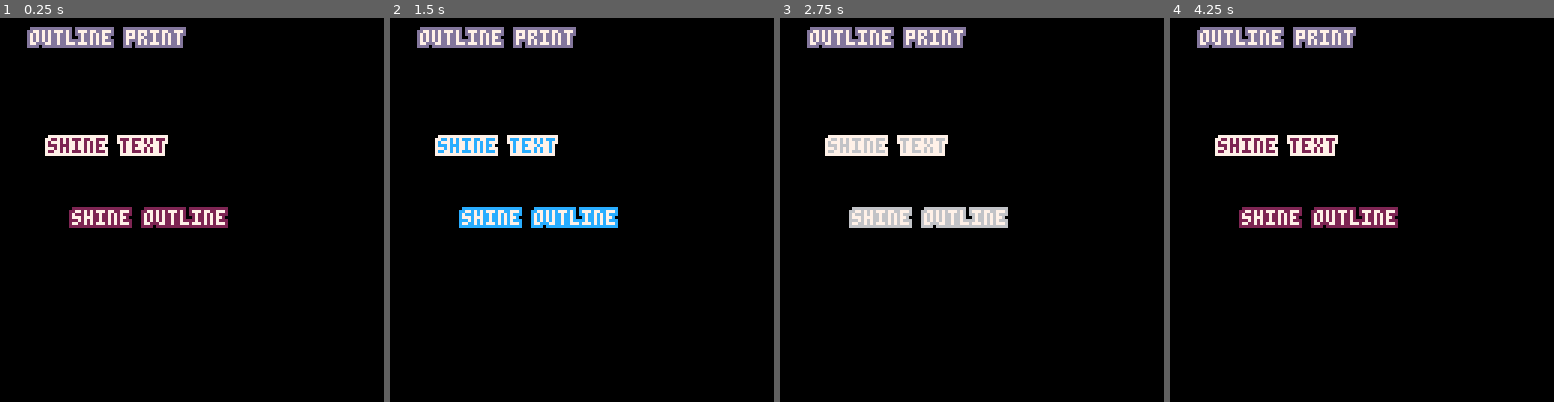
Above: before the commit, frames 1-4 (left to right).
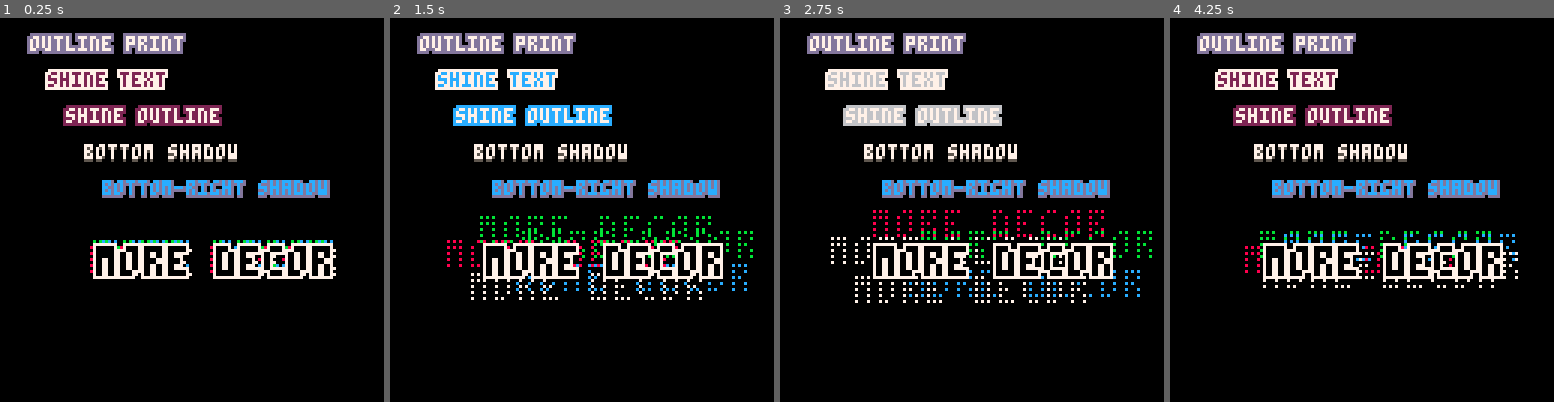
Above: after the commit, the same moments.

Repository: bitchunk/knutil
Game: PICO-8 cartridge snippet/oprint.p8
Two runs of this game, one before a commit and one after it. Both use one fixed random seed, a clock stepped at 60 frames per second and the inputs below.
Inputs:
- Up to frame 1 (0.25 s): no input
- Up to frame 2 (1.5 s): no input
- Up to frame 3 (2.75 s): no input
- Up to frame 4 (4.25 s): no input

The runs differ from the first frame. In frame 1, 15% of the frame differs, in the area x 7-88%, y 2-68%; in frame 2, 16%, in the area x 7-95%, y 2-74%; in frame 3, 16%; in frame 4, 16%.

Commit message:
oprint()、カスタム装飾の引数を追加

Diff:
--- a/snippet/oprint.p8
+++ b/snippet/oprint.p8
@@ -2,25 +2,27 @@
 version 41
 __lua__
 --oprint
---v0.2
+--v0.3
 --@shiftalow / bitchunk
 
 --[[
-	- oprint         				-- adds outlines to text and displays them.
-	- @param  number o   -- outline color.
-	- @param  string s   -- text to display.
-	- @param  number ... -- x and y coordinates to display, and the front color of the text.
+	- oprint         			-- adds outlines to text and displays them.
+	- @param  string s  -- text to display.
+	- @param  number x  -- x coordinates.
+	- @param  number y  -- y coordinates.
+	- @param  number f  -- foreground color.
+	- @param  number o  -- outline color.
+	- @param  string p  -- p8scii code for decoration (default is outline decoration)
 	- @description
 		-- enclosure is not possible if tabs or newlines are included. (in pico8_v0.2.5.g)
-		-- operation cannot be guaranteed if p8scii for decoration is included.
+		-- operation is not guaranteed if "param s" contains decorative p8scii.
+		-- decorative parameters are "," separated, with the last character ending in a ",".
 ]]--
 
-function oprint(o,s,...)
-for v in all(split'\+ff,\+gf,\+hf,\+fg,\+hg,\+fh,\+gh,\+hh') do
-cursor(...)
-?v..s,o
-end
-?s,...
+function oprint(s,x,y,f,o,p)
+ for v in all(split(p or '\+ff,\+gf,\+hf,\+fg,\+hg,\+fh,\+gh,\+hh,')) do
+  ?v..s,x,y,v~='' and o or f
+ end
 end
 
 ----
@@ -28,11 +30,23 @@
 ::_::
 cls(0)
 
-oprint(13,'outline print',10,4,7)
-
-oprint(7,'shine text',16,40,(time()*8)&0xf)
-
-oprint((time()*8)&0xf,'shine outline',24,64,7)
+oprint('outline print',10,6,7,13)
+
+oprint('shine text',16,18,(time()*8)&0xf,7)
+
+oprint('shine outline',22,30,7,(time()*8)&0xf)
+
+oprint('bottom shadow',28,42,7,5,'\|h,')
+oprint('bottom-right shadow',34,54,12,13,'\|h,\-h,\+hh,')
+
+r=sin(t()/10)*8
+p,n='',5
+for i=1,n+1 do
+	s=flr(sin(t()/2+1/n*i)*r*2)+103
+	c=flr(cos(t()/2+1/n*i)*r*1.5)+103
+	p..='\^p\f'..select(flr(t()*24+i)%4+1,7,8,'b','c','e')..'\+'..chr(s<97 and s-39 or s)..chr(c<97 and c-39 or c)..','
+end
+oprint('\^w\^t    more decor',0,76,0,7,p..'\+ff,\+gf,\+hf,\+fg,\+hg,\+fh,\+gh,\+hh,')
 
 flip()
 goto _
@@ -40,6 +54,9 @@
 -->8
 --[[
 update history
+**v0.3**
+ - add custom decoration argument.
+
 **v0.2**
  - remove color()
 
Not shown, changed: the thumbnail (__label__) section of snippet/oprint.p8
Not shown, changed: snippet/oprint.p8.png
